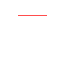
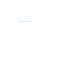
Layers edited between the first and the second 64 × 64 image:
painted on "Layer 2" over left=18, top=15, right=47, bottom=22
